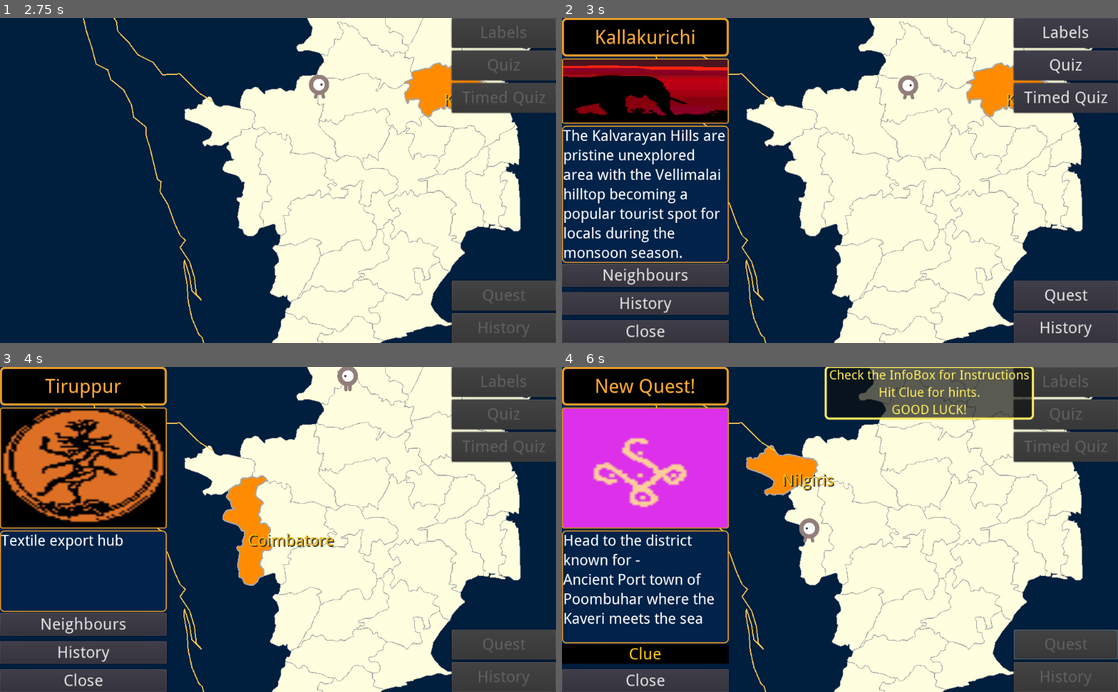
Above: before the commit, frames 1-4 (two rows, left to right).
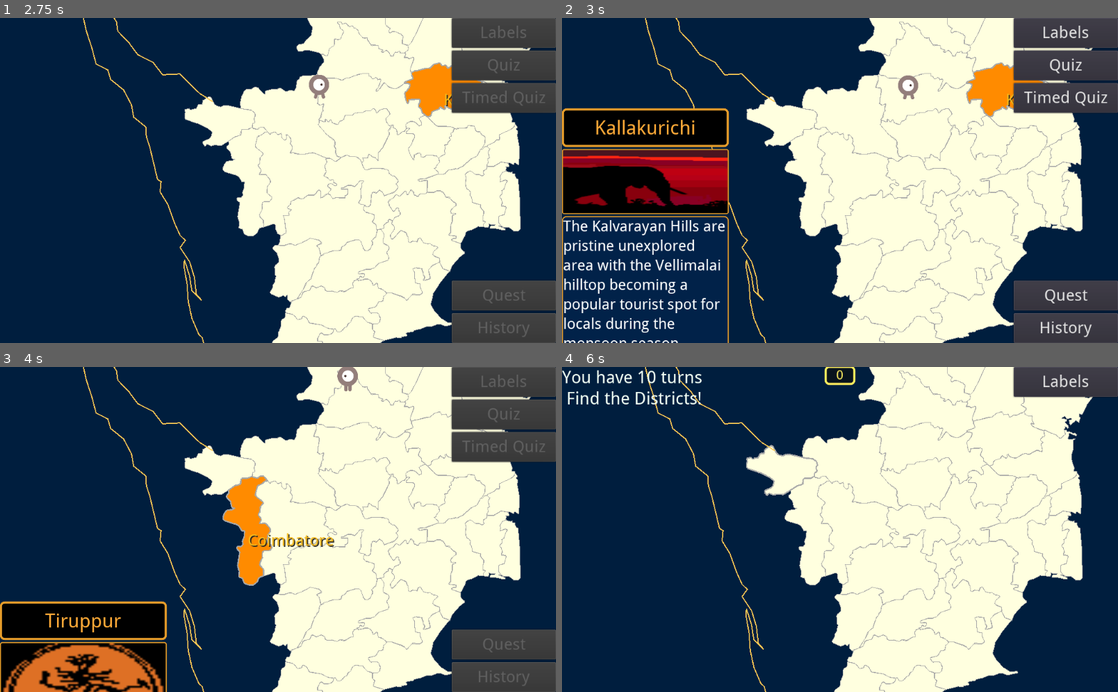
Above: after the commit, the same moments.

Repository: sharun-s/godot-tn
Game: Godot game, scene res://Node2D.tscn
Same seed, same stepped clock (60 frames per second), same inputs: the game is played once before the commit and once after it.
Inputs (mouse positions are in pixels of both pictures, inside the frame that each line leads up to):
- Up to frame 1 (2.75 s): tap Enter at 0.5 s; drag from (433, 125) to (222, 128) at 0.52 s; drag from (222, 128) to (433, 125) at 1.27 s; move the mouse to (428, 79) at 2.02 s; hold Right (ui_right) from 2.03 s (still down); tap Backspace at 2.1 s; click (428, 79) at 2.17 s
- Up to frame 2 (3 s): release Right (ui_right) at 2.75 s; drag from (878, 21) to (784, 128) at 2.77 s
- Up to frame 3 (4 s): drag from (278, 529) to (222, 477) at 3.52 s
- Up to frame 4 (6 s): click (1067, 415) at 4.25 s, where only the run after the commit has a clickable "Quiz"; click (645, 623) at 5 s, where only the run before the commit has a clickable "Neighbours"; click (1067, 643) at 5.75 s, where only the run before the commit has a clickable "Quest"

Frame 1 is identical in both runs. In frame 2, 25% of the frame differs, in the area x 0-31%, y 0-100%; in frame 3, 24%; in frame 4, 35%, in the area x 0-100%, y 0-100%.

Commit message:
appear/disappear transition test for infocenter

Diff:
--- a/InfoCenter.gd
+++ b/InfoCenter.gd
@@ -42,7 +42,8 @@
 		Krishnagiri=[
 			"Birthplace of C. Raja Gopalachari popularly known as Rajaji, the first Governor General of India and first Chief Minister of Tamil Nadu",
 			"Largest producers of Mangoes in India",
-			"Largest city here is Hosur 40 km from Bangalore and a major manufacturing hub"
+			"Largest city here is Hosur 40 km from Bangalore and a major manufacturing hub",
+			"The TVS 50, Indias first two seat moped was manufactured here in Hosur and was a big hit. More than 10 million mopeds being sold since."
 		],
 		Kallakurichi=[
 			'Mainly a rural area 50 years ago increased road connectivity has turned into an emerging agricultural hub.',
--- a/TN.gd
+++ b/TN.gd
@@ -596,6 +596,7 @@
 	$HUD/Quest.hide()
 	$HUD/Learn.hide()
 	$HUD/Grid.hide()
+	disappear()
 	#since the learn button is used to show years
 	#if game_num!=2:
 	#	$HUD/Learn.hide()
@@ -881,6 +882,14 @@
 	seconds=seconds+1
 	$HUD/Clock.text=str(seconds)
 
+func appear():
+	tw.interpolate_property($HUD/Grid, "rect_position:y", get_viewport_rect().size.y, 0,.3)
+	tw.start()
+
+func disappear():
+	tw.interpolate_property($HUD/Grid, "rect_position:y", 0, get_viewport_rect().size.y,.3)
+	tw.start()
+
 var quest_in_progress:=false
 func _on_Quest_pressed():
 	disableui()
@@ -892,9 +901,10 @@
 	if selected_district=='':
 		$HUD/Grid.show()
 		$HUD/Grid.reload('', '', '', 0)
+		appear()
 	else:
 		$HUD/Grid.reload(selected_district, '', '', 0)
-
+		appear()
 
 func _on_Timed_pressed():
 	reset()
@@ -909,6 +919,7 @@
 
 #when player node moves into area
 func showinfo(district):
+	appear()
 	if quest_in_progress:
 		$HUD/Score.visible=true
 		$HUD/Grid.reload(district, neighbours(district), get_history(district), 1)
@@ -920,6 +931,7 @@
 	$HUD/Grid/VBoxContainer2/MarginContainer/Neighbours.visible=true
 	$HUD/Grid/VBoxContainer2/MarginContainer/history.visible=true
 	$HUD/Grid.hide()
+	disappear()
 	$HUD/Score.visible=false
 	timed_msg("[pulse color=#22dd44 height=-15 freq=5]You took "+str(turnstaken)+" turns\nAnd solved "+str(cluessolved)+" clues ![/pulse]",3)
 	yield($Timer,"timeout")
